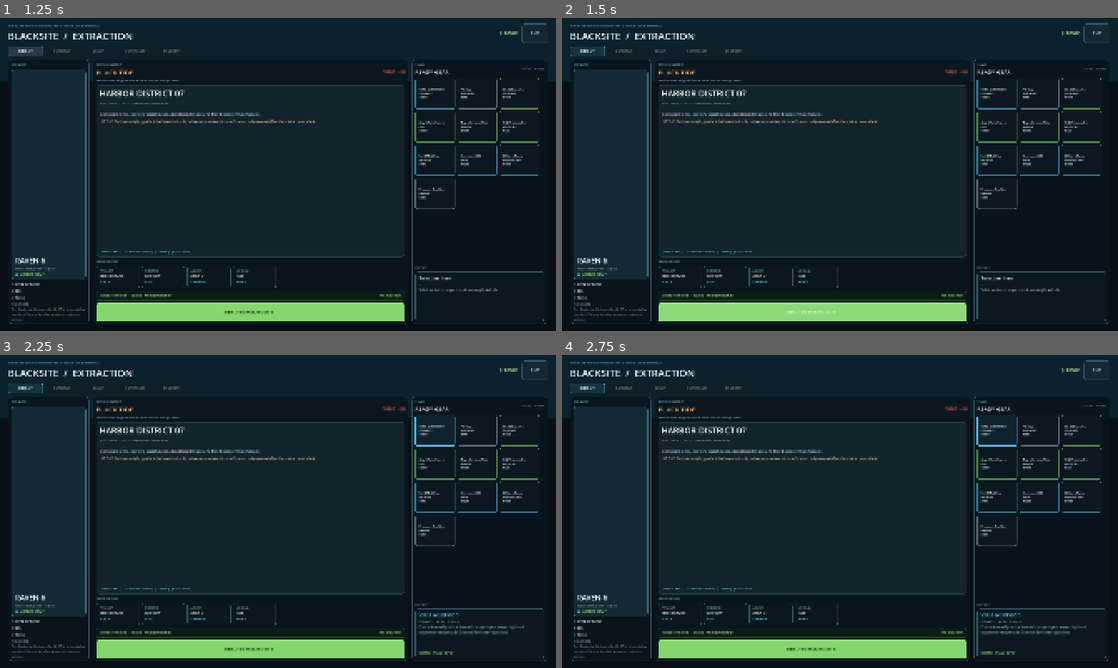
Above: before the commit, frames 1-4 (two rows, left to right).
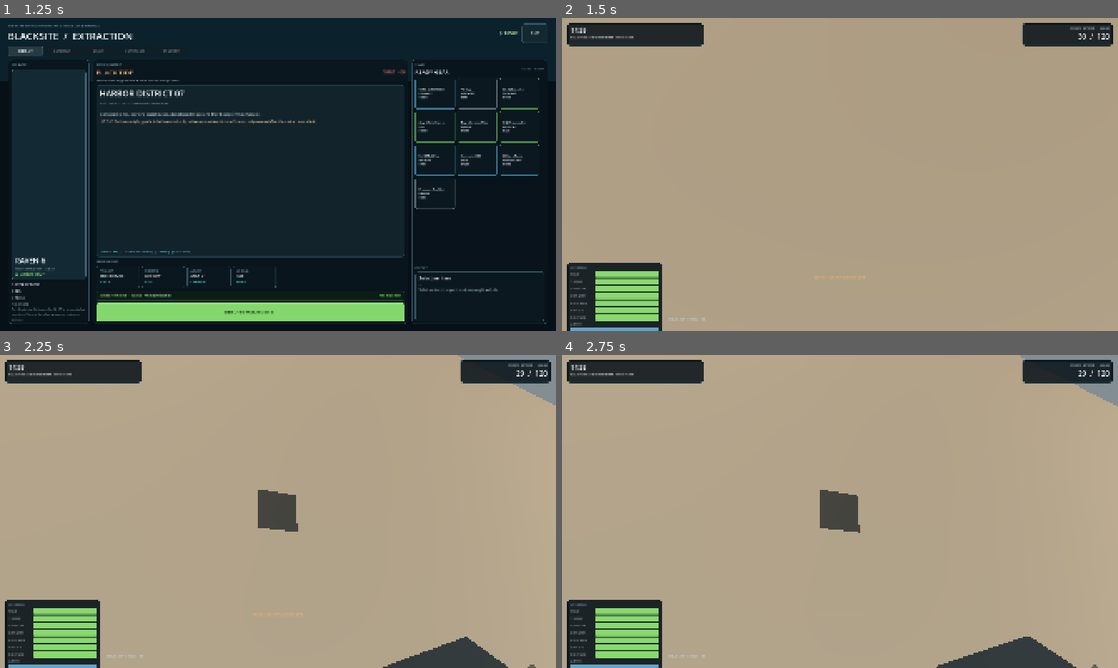
Above: after the commit, the same moments.

Repository: philliparthur98-ops/Blacksite-extraction
Game: Godot game, scene res://scenes/Main.tscn
The game is run twice, just before and just after one commit, with the same random seed, the same clock (stepped at 60 frames per second) and the same inputs.
Inputs (mouse positions are in pixels of both pictures, inside the frame that each line leads up to):
- Up to frame 1 (1.25 s): click "DEPLOY" at 0.5 s
- Up to frame 2 (1.5 s): click "DEPLOY TO HARBOR DISTRICT" at 1.25 s
- Up to frame 3 (2.25 s): click (433, 430) at 2 s, where only the run before the commit has a clickable "VXR-556 SOPMOD PRIMARY $2450"
- Up to frame 4 (2.75 s): no input

Frame 1 is identical in both runs. In frame 2, 96% of the frame differs, in the area x 0-100%, y 0-100%; in frame 3, 96%; in frame 4, 96%.
Error before the commit: Parse Error: Cannot infer the type of "x" variable because the value doesn't have a set type. (res://scripts/player.gd:166)

Commit message:
Fix v1.01 first-person arm type inference

Diff:
--- a/desktop/scripts/player.gd
+++ b/desktop/scripts/player.gd
@@ -161,10 +161,11 @@
     _box_visual(arms_root,"RightPad",Vector3(0.23,-0.12,-0.02),Vector3(0.15,0.10,0.19),pad,Vector3(8,6,8))
     _capsule_visual(arms_root,"LeftGlove",Vector3(-0.10,-0.12,-0.38),0.075,0.20,glove,Vector3(85,4,-8))
     _capsule_visual(arms_root,"RightGlove",Vector3(0.11,-0.13,-0.31),0.076,0.20,glove,Vector3(86,-4,8))
-    for side in [-1.0,1.0]:
+    for side_value in [-1.0,1.0]:
+        var side: float = float(side_value)
         for finger in range(3):
-            var x := (0.10*side)+(float(finger)-1.0)*0.021
-            var z := -0.47 if side < 0.0 else -0.40
+            var x: float = (0.10*side)+(float(finger)-1.0)*0.021
+            var z: float = -0.47 if side < 0.0 else -0.40
             _capsule_visual(arms_root,"Finger_%s_%d" % ["L" if side < 0.0 else "R",finger],Vector3(x,-0.105,z),0.012,0.095,glove,Vector3(88,0,0))
 
 func _build_muzzle() -> void:
@@ -323,6 +324,8 @@
 
     if event is InputEventMouseButton:
         if event.pressed and Input.mouse_mode == Input.MOUSE_MODE_VISIBLE:
+            if game and game.ui and game.ui.raid_inventory and game.ui.raid_inventory.visible:
+                return
             Input.mouse_mode = Input.MOUSE_MODE_CAPTURED
             get_viewport().set_input_as_handled()
             return
